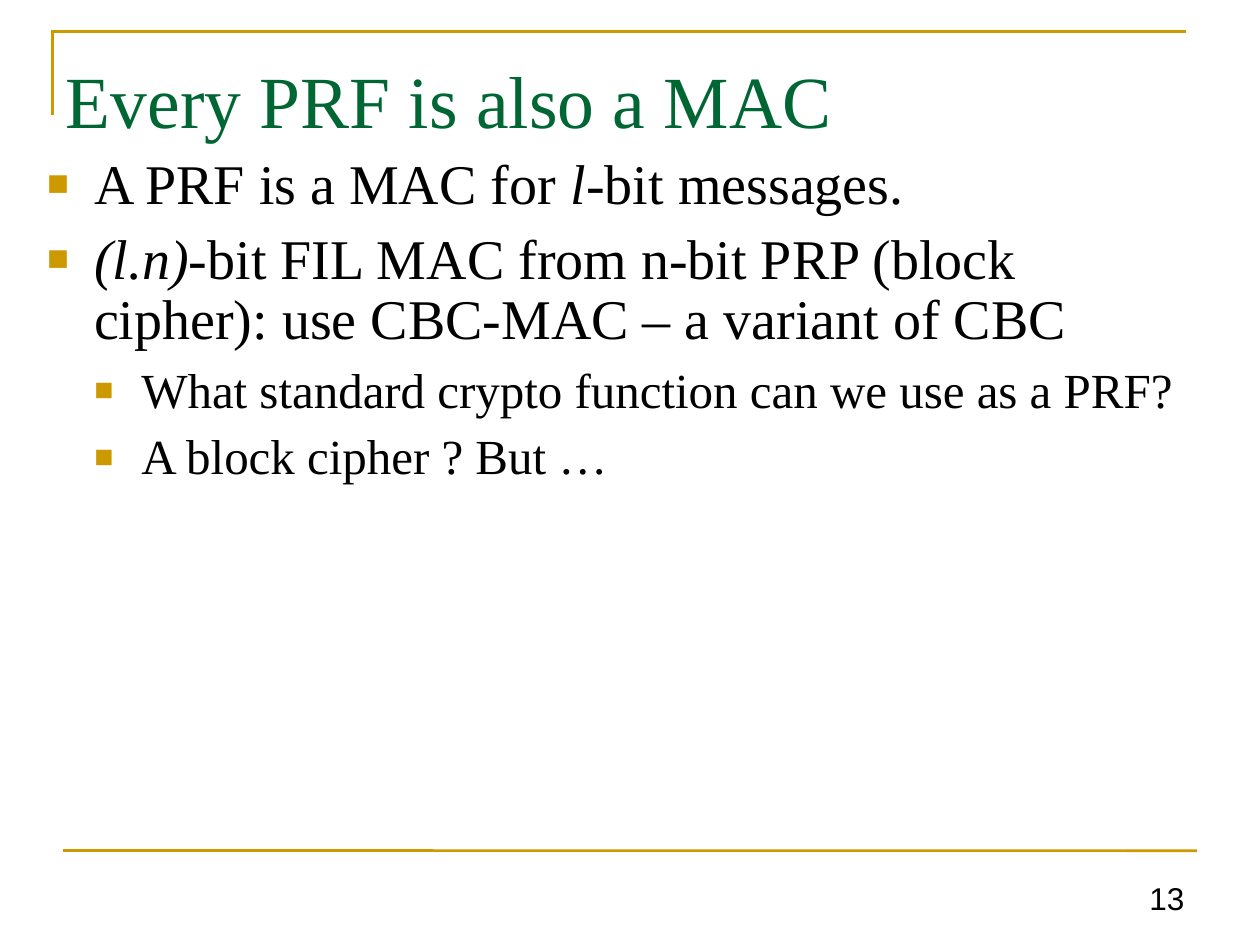
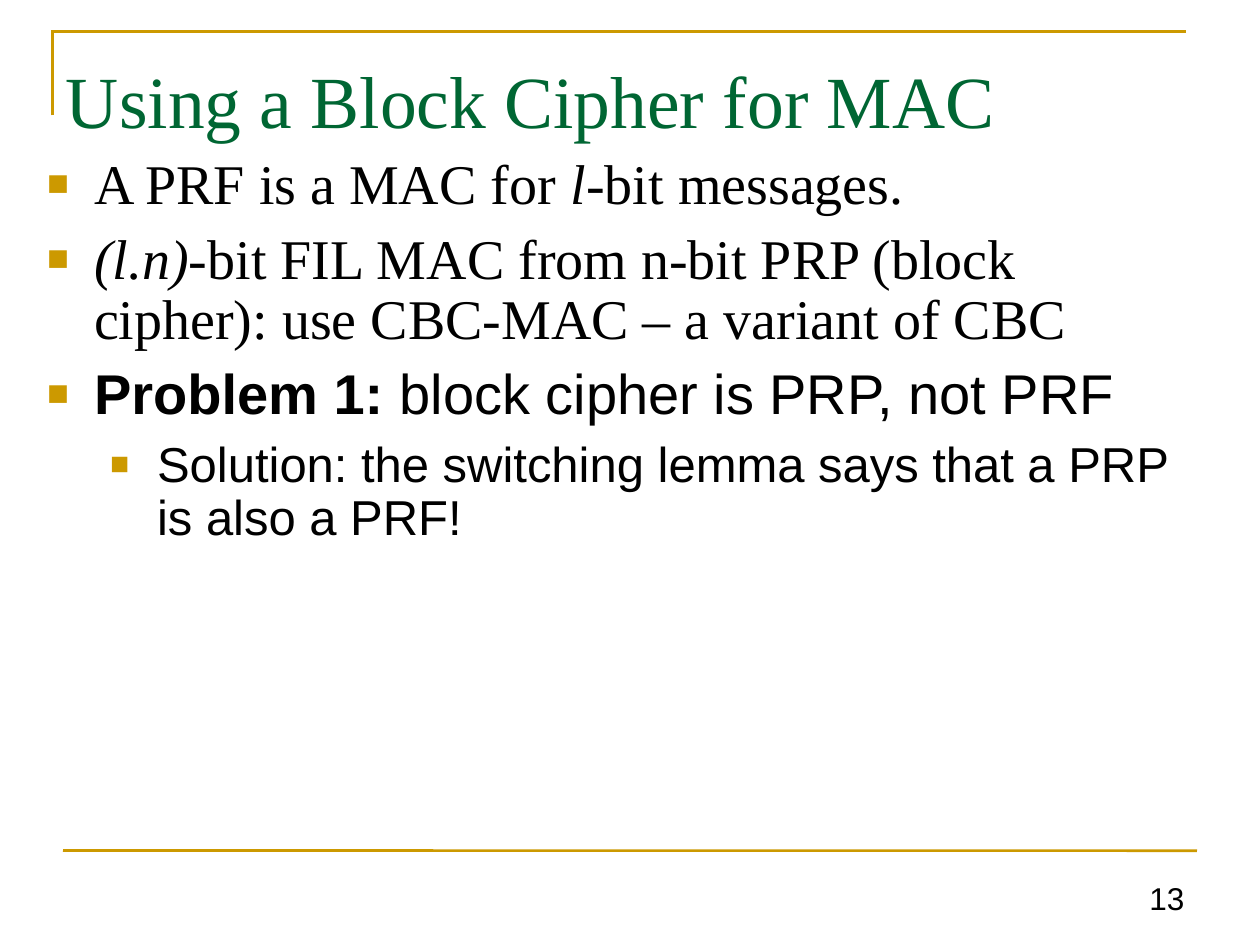
Before and after one commit to GhadaAlmashaqbeh/GhadaAlmashaqbeh.github.io, a slide deck: slide 13 of courses/cse3400-f2026/lecture5.pptx. Drawn at 1260x945 pixels with LibreOffice and Linux fonts; fonts in the diff are those of the drawing. Boxes give left, top, right and bottom in pixels: in the first picture for what was removed or moved away, otherwise in the second. Text is boxed around its words. In the diff, an @@ line names an element or a change of style, - is before the commit and + after.

```diff
--- a/courses/cse3400-f2026/lecture5.pptx
+++ b/courses/cse3400-f2026/lecture5.pptx
@@ title at bbox=[66, 76, 994, 142]: text changed @@
-Every PRF is also a MAC
+Using a Block Cipher for MAC
@@ text at bbox=[94, 373, 1169, 536]: text changed; font Times New Roman to Arial @@
-    ■ What standard crypto function can we use as a PRF?
-    ■ A block cipher ? But …
+■ Problem 1: block cipher is PRP, not PRF
+  ■ Solution: the switching lemma says that a PRP is also a PRF!
```
Also in this commit, not shown: 16 other slides changed, 2 slides removed, 2 other files.
